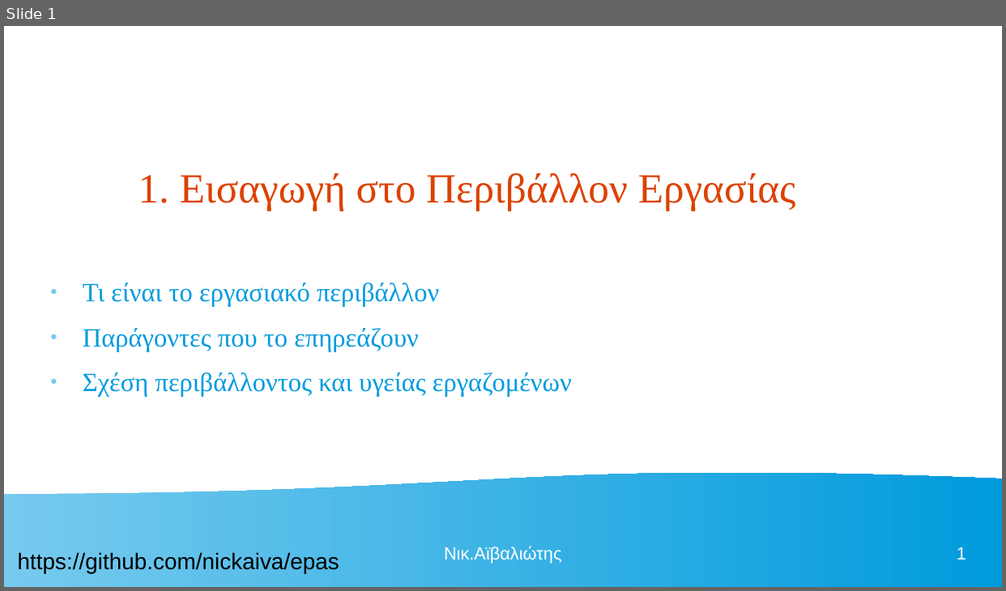
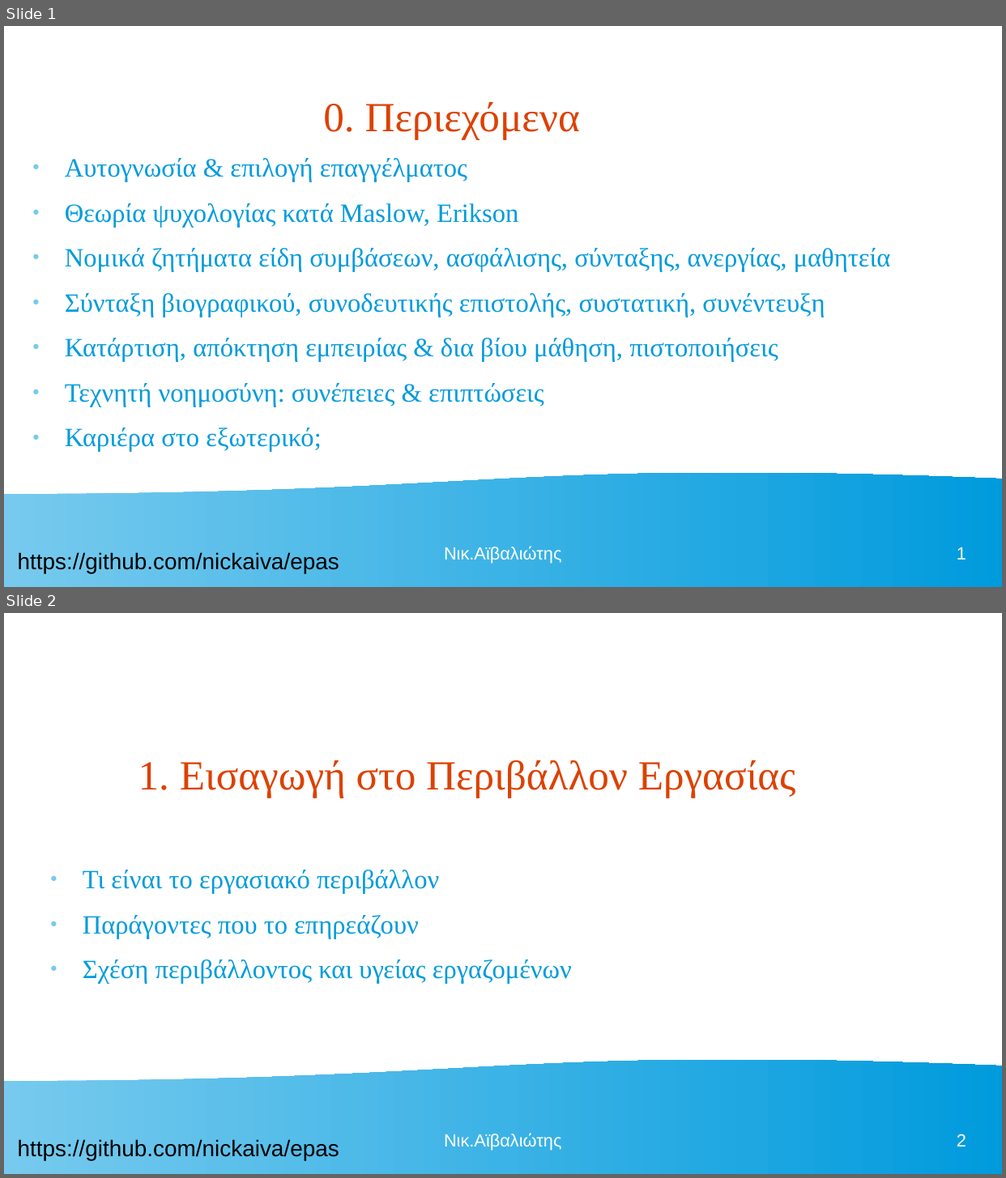
Before and after one commit to nickaiva/epas, a slide deck: ΠΕΡΙΒΑΛΛΟΝ ΕΡΓΑΣΙΑΣ.odp. Shown one above the other, each under a label of ours: slide 1 before the commit, slides 1 and 2 after it. The pictures are 1006x591 and 1006x1178 pixels, drawn with LibreOffice and Linux fonts; fonts in the diff are those of the drawing. Boxes give left, top, right and bottom in pixels: in the first picture for what was removed or moved away, otherwise in the second. Text is boxed around its words. In the diff, an @@ line names an element or a change of style, - is before the commit and + after.

```diff
--- a/ΠΕΡΙΒΑΛΛΟΝ ΕΡΓΑΣΙΑΣ.odp
+++ b/ΠΕΡΙΒΑΛΛΟΝ ΕΡΓΑΣΙΑΣ.odp
@@ slide 1 added at (x1=4, y1=26, x2=1002, y2=587), background #FFFFFF; not listed: 2 template elements that a slide beside it also shows @@
@@ title added at (x1=323, y1=102, x2=580, y2=140), 33 pt, text #DD4100 @@
+0. Περιεχόμενα
@@ text added at (x1=65, y1=158, x2=891, y2=452), 21 pt, text #009BDD @@
+● Αυτογνωσία & επιλογή επαγγέλματος
+● Θεωρία ψυχολογίας κατά Maslow, Erikson
+● Νομικά ζητήματα είδη συμβάσεων, ασφάλισης, σύνταξης, ανεργίας, μαθητεία
+● Σύνταξη βιογραφικού, συνοδευτικής επιστολής, συστατική, συνέντευξη
+● Κατάρτιση, απόκτηση εμπειρίας & δια βίου μάθηση, πιστοποιήσεις
+● Τεχνητή νοημοσύνη: συνέπειες & επιπτώσεις
+● Καριέρα στο εξωτερικό;
@@ text added at (x1=444, y1=546, x2=561, y2=564), 14 pt, text #FFFFFF @@
+Νικ.Αϊβαλιώτης
@@ page number added at (x1=957, y1=548, x2=966, y2=560), 14 pt, text #FFFFFF @@
+1
@@ what was slide 1 is now slide 2 @@
@@ page number at (x1=957, y1=1135, x2=966, y2=1147): text changed @@
-1
+2
```
Also in this commit, not shown: 1 other file.
